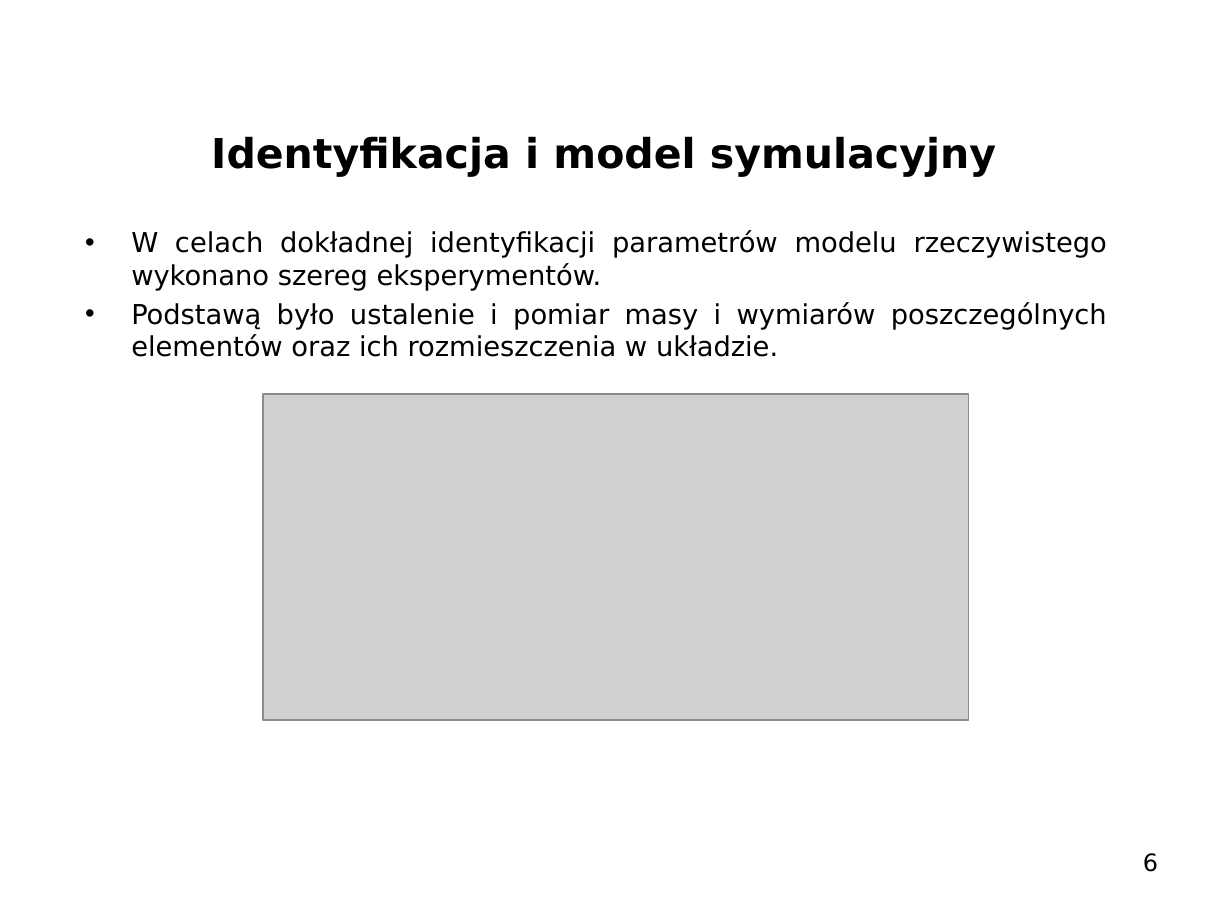
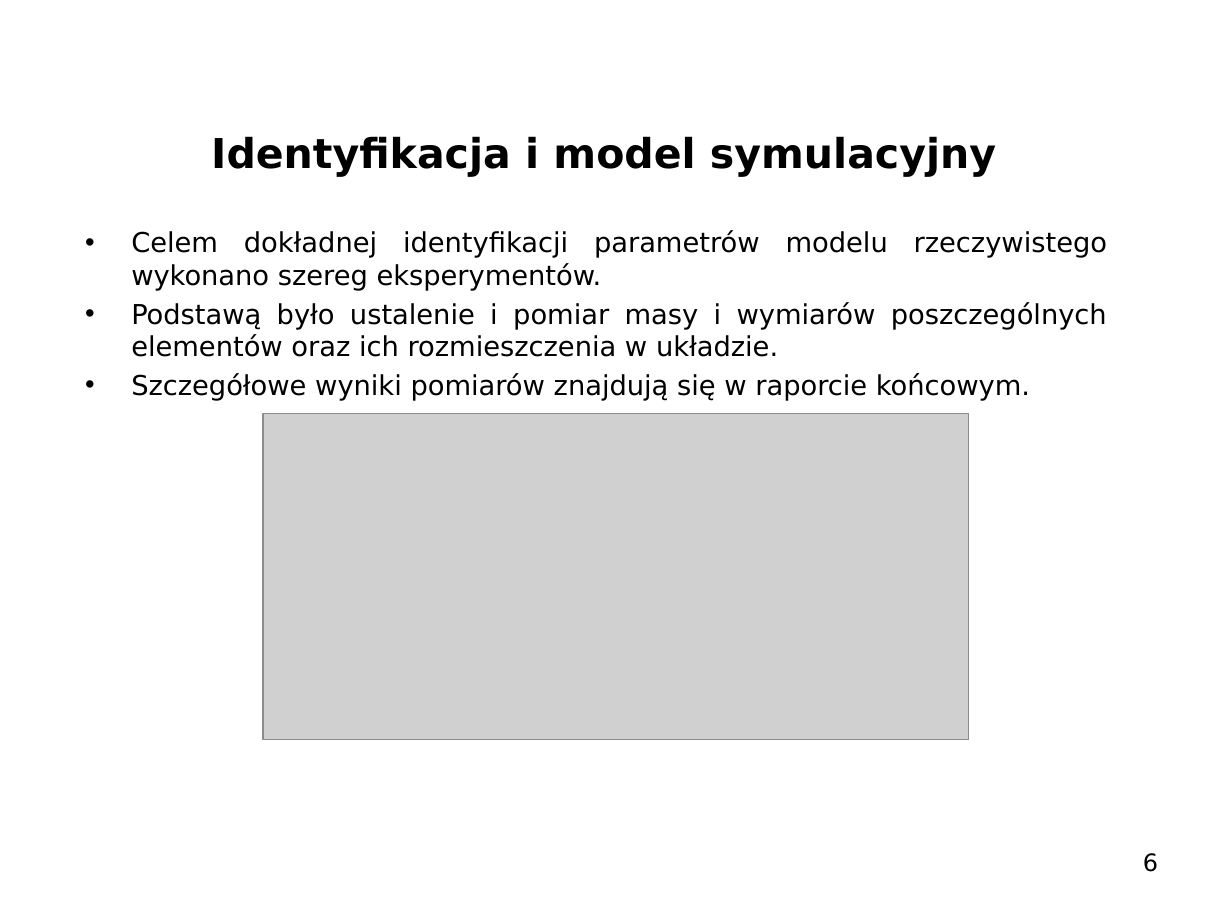
Before and after one commit to WasuMrTomass0/InvertedPendulum, a slide deck: slide 6 of prezentacja_lp1.pptx. Drawn at 1232x924 pixels with LibreOffice and Linux fonts; fonts in the diff are those of the drawing; grey boxes stand for pictures; background and template pictures are left out. Boxes give left, top, right and bottom in pixels: in the first picture for what was removed or moved away, otherwise in the second. Text is boxed around its words. In the diff, an @@ line names an element or a change of style, - is before the commit and + after.

```diff
--- a/prezentacja_lp1.pptx
+++ b/prezentacja_lp1.pptx
@@ text at (131, 231, 1107, 291): text changed @@
-• W celach dokładnej identyfikacji parametrów modelu rzeczywistego wykonano szereg eksperymentów.
+• Celem dokładnej identyfikacji parametrów modelu rzeczywistego wykonano szereg eksperymentów.
@@ text at (131, 373, 1030, 401): paragraph added @@
+• Szczegółowe wyniki pomiarów znajdują się w raporcie końcowym.
@@ picture: place and size @@
-picture at (264, 394, 970, 721)
+picture at (264, 414, 970, 740)
```
Also in this commit, not shown: 13 other slides changed, 1 slide added.
